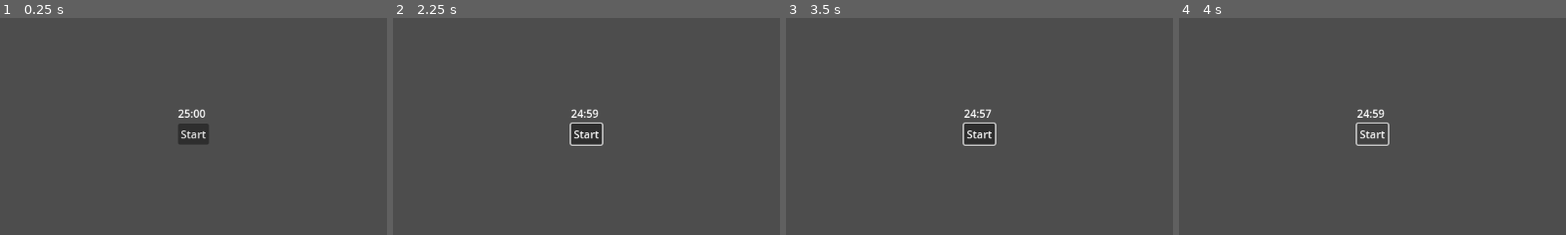
Above: before the commit, frames 1-4 (left to right).
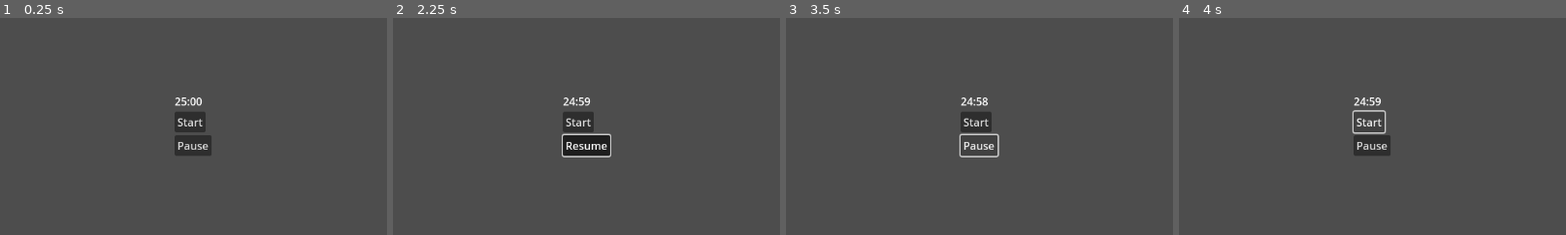
Above: after the commit, the same moments.

Repository: philnewberryls/godotoro
Game: Godot game, scene res://main.tscn
Same seed, same stepped clock (60 frames per second), same inputs: the game is played once before the commit and once after it.
Inputs (mouse positions are % of the whole screen's width and height, from its top left):
- Up to frame 1 (0.25 s): no input
- Up to frame 2 (2.25 s): click "Start" at 0.5 s; click "Start" at 1.25 s; click (50, 55) at 2 s, where only the run after the commit has a clickable "Pause"
- Up to frame 3 (3.5 s): click (50, 55) at 2.75 s, where only the run after the commit has a clickable "Resume"
- Up to frame 4 (4 s): click "Start" at 3.5 s
The pictures show only the part of the screen within x 25-75%, y 25-75%; the shares and areas given below are measured in that part.

The runs differ from the first frame. In frame 1, 1.4% of the frame differs, in the area x 45-55%, y 36-64%; in frame 2, 2.0%, in the area x 43-57%, y 36-65%; in frame 3, 1.3%; in frame 4, 1.4%.

Commit message:
Added pause and resume buttons

Diff:
--- a/main.gd
+++ b/main.gd
@@ -9,18 +9,27 @@
 
 
 func _ready():
-	timer_interface.start_button_pressed.connect(start_timer)
-
+	timer_interface.start_button_pressed.connect(_start_timer)
+	timer_interface.timer_pause_requested.connect(_pause_timer)
+	timer_interface.timer_resume_requested.connect(_resume_timer)
 
 func _process(_delta):
 	if not active_timer.is_stopped():
 		timer_interface.update_timer_display(active_timer.time_left)
 
 
-func start_timer():
+func _on_active_timer_timeout():
+	audio_player.play(0.0)
+	timer_interface.alert_timer_finished()
+
+
+func _start_timer():
 	active_timer.start(default_start_time_in_seconds)
 
 
-func _on_active_timer_timeout():
-	audio_player.play(0.0)
-	timer_interface.alert_timer_finished()
+func _pause_timer():
+	active_timer.paused = true
+
+
+func _resume_timer():
+	active_timer.paused = false
--- /dev/null
+++ b/timer_interface/PauseResumeButton.gd
@@ -0,0 +1,12 @@
+extends Button
+
+signal timer_pause_requested()
+signal timer_resume_requested()
+
+func _on_toggled(switched_to_paused):
+	if switched_to_paused:
+		text = "Resume"
+		timer_pause_requested.emit()
+	else:
+		text = "Pause"
+		timer_resume_requested.emit()
--- a/timer_interface/timer_interface.gd
+++ b/timer_interface/timer_interface.gd
@@ -2,9 +2,10 @@
 class_name TimerInterface
 
 signal start_button_pressed()
+signal timer_pause_requested()
+signal timer_resume_requested()
 
 @export var timer_display: Label
-
 
 func _on_start_button_button_up():
 	start_button_pressed.emit()
@@ -20,3 +21,11 @@
 
 func alert_timer_finished():
 	pass
+
+
+func _on_pause_resume_button_timer_pause_requested():
+	timer_pause_requested.emit()
+
+
+func _on_pause_resume_button_timer_resume_requested():
+	timer_resume_requested.emit()
--- a/timer_interface/timer_interface.tscn
+++ b/timer_interface/timer_interface.tscn
@@ -1,7 +1,8 @@
-[gd_scene load_steps=3 format=3 uid="uid://2vnv4xunc3cg"]
+[gd_scene load_steps=4 format=3 uid="uid://2vnv4xunc3cg"]
 
 [ext_resource type="Theme" uid="uid://bvecnc26kw5cj" path="res://timer_interface/timer_interface_theme.tres" id="1_kawb5"]
 [ext_resource type="Script" path="res://timer_interface/timer_interface.gd" id="2_2vjti"]
+[ext_resource type="Script" path="res://timer_interface/PauseResumeButton.gd" id="3_autak"]
 
 [node name="TimerInterface" type="CenterContainer" node_paths=PackedStringArray("timer_display")]
 anchors_preset = 15
@@ -20,8 +21,23 @@
 layout_mode = 2
 text = "25:00"
 
-[node name="StartButton" type="Button" parent="VBoxContainer"]
+[node name="StoppedButtons" type="HBoxContainer" parent="VBoxContainer"]
+layout_mode = 2
+
+[node name="StartButton" type="Button" parent="VBoxContainer/StoppedButtons"]
 layout_mode = 2
 text = "Start"
 
-[connection signal="button_up" from="VBoxContainer/StartButton" to="." method="_on_start_button_button_up"]
+[node name="InProgressButtons" type="HBoxContainer" parent="VBoxContainer"]
+layout_mode = 2
+
+[node name="PauseResumeButton" type="Button" parent="VBoxContainer/InProgressButtons"]
+layout_mode = 2
+toggle_mode = true
+text = "Pause"
+script = ExtResource("3_autak")
+
+[connection signal="button_up" from="VBoxContainer/StoppedButtons/StartButton" to="." method="_on_start_button_button_up"]
+[connection signal="timer_pause_requested" from="VBoxContainer/InProgressButtons/PauseResumeButton" to="." method="_on_pause_resume_button_timer_pause_requested"]
+[connection signal="timer_resume_requested" from="VBoxContainer/InProgressButtons/PauseResumeButton" to="." method="_on_pause_resume_button_timer_resume_requested"]
+[connection signal="toggled" from="VBoxContainer/InProgressButtons/PauseResumeButton" to="VBoxContainer/InProgressButtons/PauseResumeButton" method="_on_toggled"]
